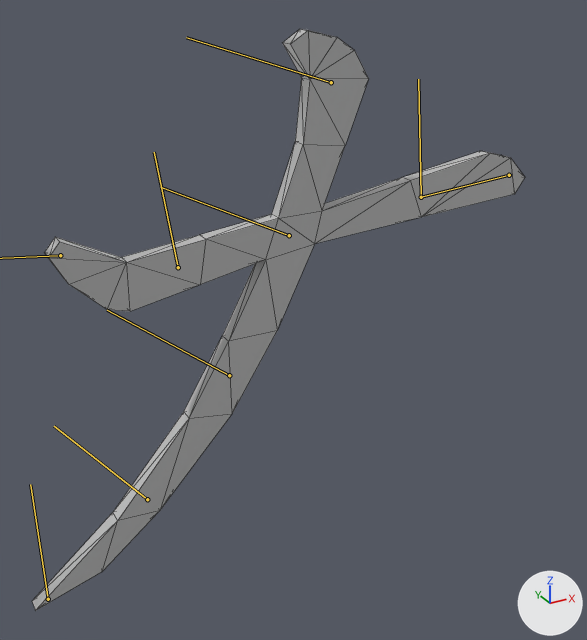
The FBX model 自作ライブラリ/Project1/Resources/FBX/NormalMode_1.fbx as it was, and as the next commit left it.
The view is the same before and after, from a 50 mm lens placed at (-0.0265, -0.0445, 0.0448), pointed at (-0.002, 0.0001, 0.0225). The axes (+X, +Y, +Z) are drawn at lower right. The lights are the same throughout. Both versions are drawn at frame 241 of the action 'left'; the numbers are the values there. The bones that bend it are drawn over the model as lines. Mesh edges are drawn as thin lines.
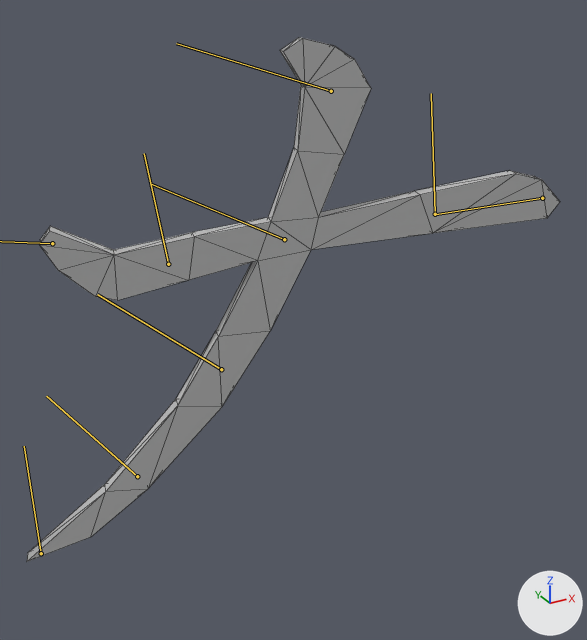
Boxes (x1, y1, x2, y2) around the edits, measured in the pictures (587 x 640 px):
'pCube7', posed (8% wider, 10% shorter): before (32, 29, 525, 611); after (27, 37, 560, 562)
bone 'joint13', root to tip: before (331, 82) to (186, 37); after (331, 91) to (176, 43)
bone 'joint18', root to tip: before (421, 197) to (418, 79); after (435, 214) to (431, 93)
bone 'joint20', root to tip: before (178, 267) to (154, 152); after (168, 264) to (144, 153)

Edits to the bpy script that builds the scene:
```text
Change bone_joint13:
    where bone_joint13 = bpy.data.objects['_1'].pose.bones['joint13']
    bone_joint13.location: (0.0, 0.0, 0.0) -> (0.048, -0.015, -0.001)
    bone_joint13.rotation_quaternion: (1.0, 0.0, 0.0, 0.0) -> (0.991, 0.124, -0.04, 0.0)  # degrees (0, 0, 0) -> degrees (14, -5, -1)
Change bone_joint18:
    where bone_joint18 = bpy.data.objects['_1'].pose.bones['joint18']  # child of 'joint14'
    bone_joint18.location: (0.0, 0.0, 0.0) -> (-0.002, -0.02, 0.0)
Change bone_joint20:
    where bone_joint20 = bpy.data.objects['_1'].pose.bones['joint20']  # child of 'joint14'
    bone_joint20.location: (0.0, 0.0, 0.0) -> (0.003, -0.02, 0.0)
```
